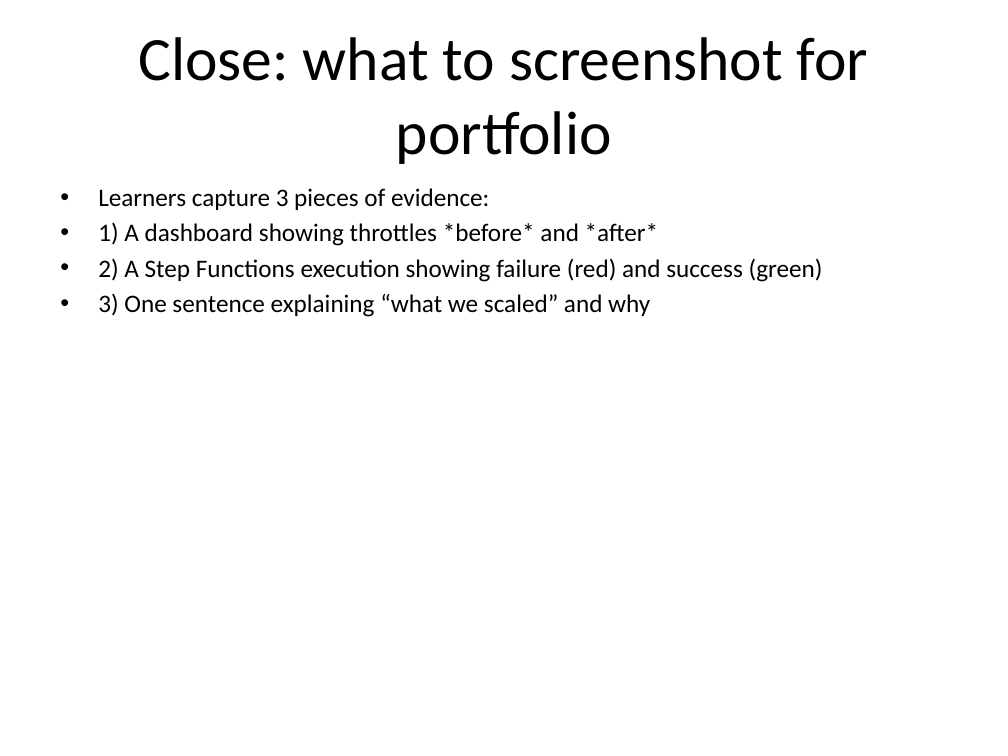
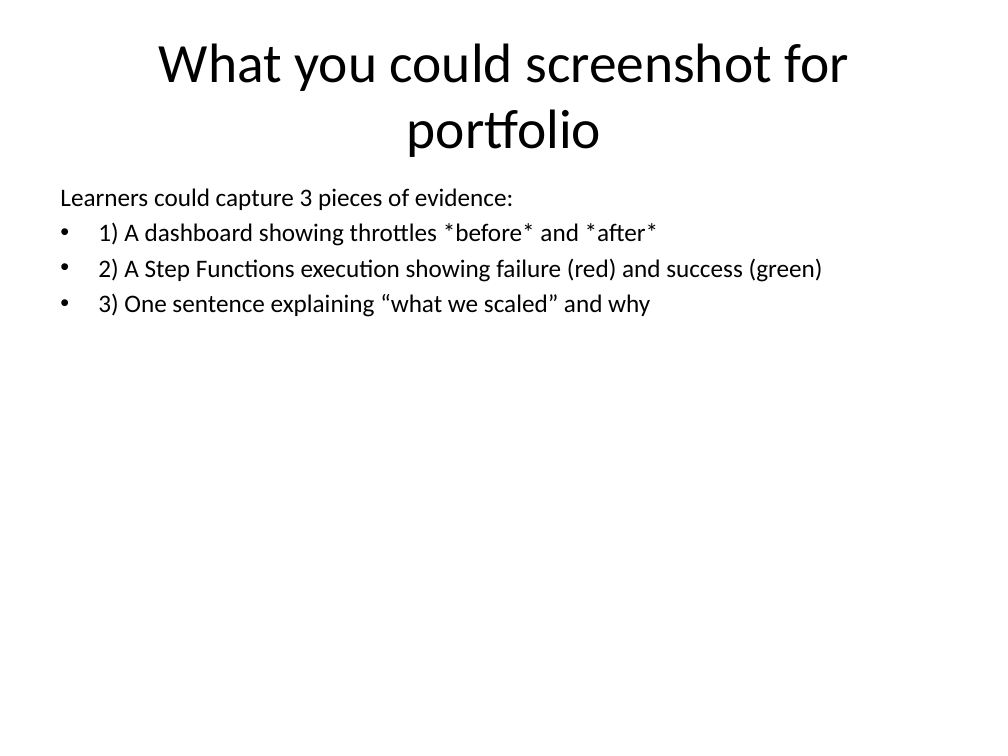
Before and after one commit to Corndel/AI6-5W, a slide deck: slide 11 of slides/afternoon_deck_scale_or_fail.pptx. Drawn at 1008x756 pixels with LibreOffice and Linux fonts; fonts in the diff are those of the drawing. Boxes give left, top, right and bottom in pixels: in the first picture for what was removed or moved away, otherwise in the second. Text is boxed around its words. In the diff, an @@ line names an element or a change of style, - is before the commit and + after.

```diff
--- a/slides/afternoon_deck_scale_or_fail.pptx
+++ b/slides/afternoon_deck_scale_or_fail.pptx
@@ title at bbox=[159, 43, 848, 157]: text changed; size 44 to 39.6 pt @@
-Close: what to screenshot for portfolio
+What you could screenshot for portfolio
@@ text at bbox=[60, 188, 513, 210]: text changed @@
-• Learners capture 3 pieces of evidence:
+Learners could capture 3 pieces of evidence:
```
Also in this commit, not shown: 10 other slides changed, 1 other file.
